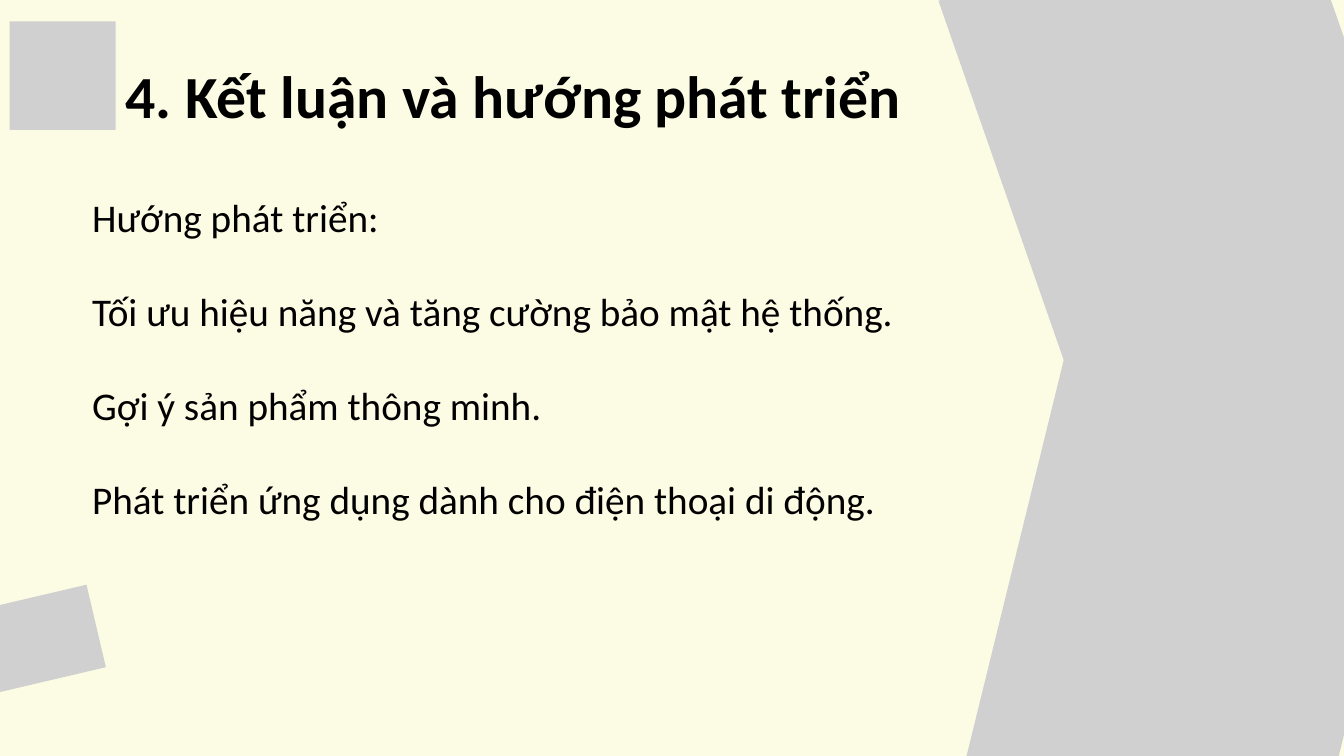
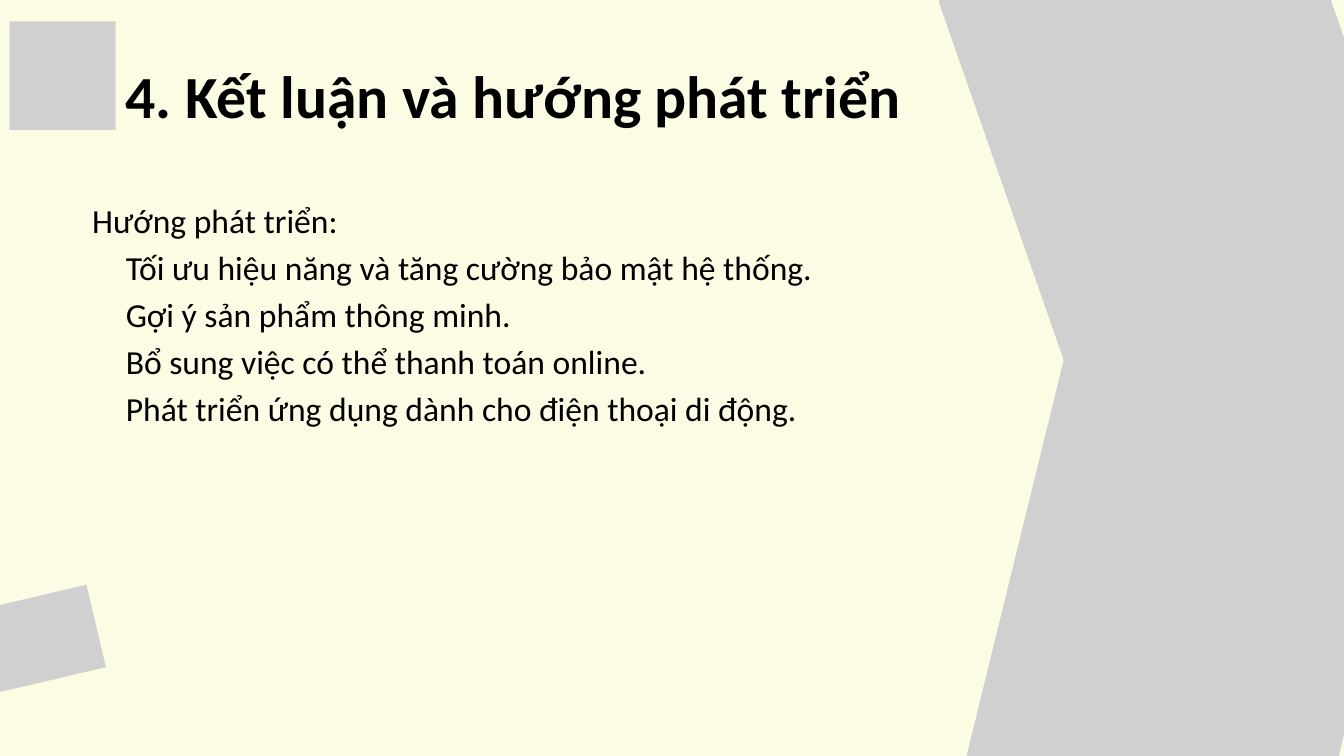
Before and after one commit to 1ThaoVy/CHUYENNGANH, a slide deck: slide 16 of word-slide-poster/slide.pptx (slide 19 before the commit). Drawn at 1344x756 pixels with LibreOffice and Linux fonts; fonts in the diff are those of the drawing; grey boxes stand for pictures. Boxes give left, top, right and bottom in pixels: in the first picture for what was removed or moved away, otherwise in the second. Text is boxed around its words. In the diff, an @@ line names an element or a change of style, - is before the commit and + after.

```diff
--- a/word-slide-poster/slide.pptx
+++ b/word-slide-poster/slide.pptx
@@ text at (x1=92, y1=207, x2=811, y2=427): size 42 to 36 pt in "Hướng phát triển:", "Tối ưu hiệu năng và tăng cường ...", "Gợi ý sản phẩm thông minh.", "Phát triển ứng dụng dành cho điện ..."; list level 1 to 2 in "Tối ưu hiệu năng và ..."; list level 1 to 2 in "Gợi ý sản phẩm thông ..."; list level 1 to 2 in "Phát triển ứng dụng dành ..." @@
@@ text at (x1=126, y1=348, x2=647, y2=380): paragraph added @@
+  Bổ sung việc có thể thanh toán online.
```
Also in this commit, not shown: 11 other slides changed, 3 slides removed, 1 other file.
